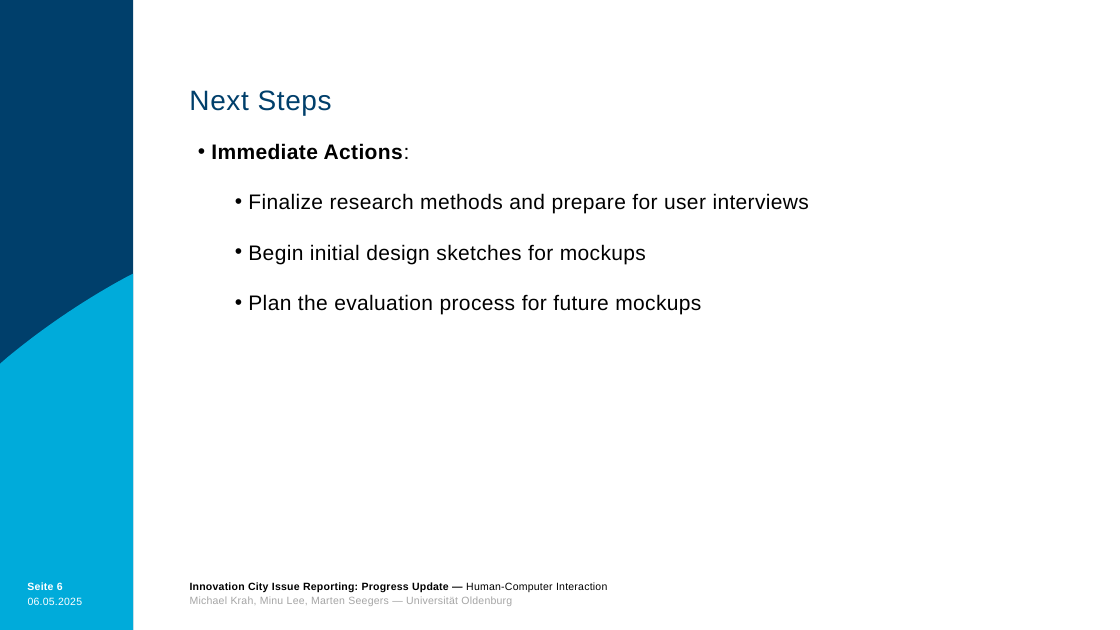
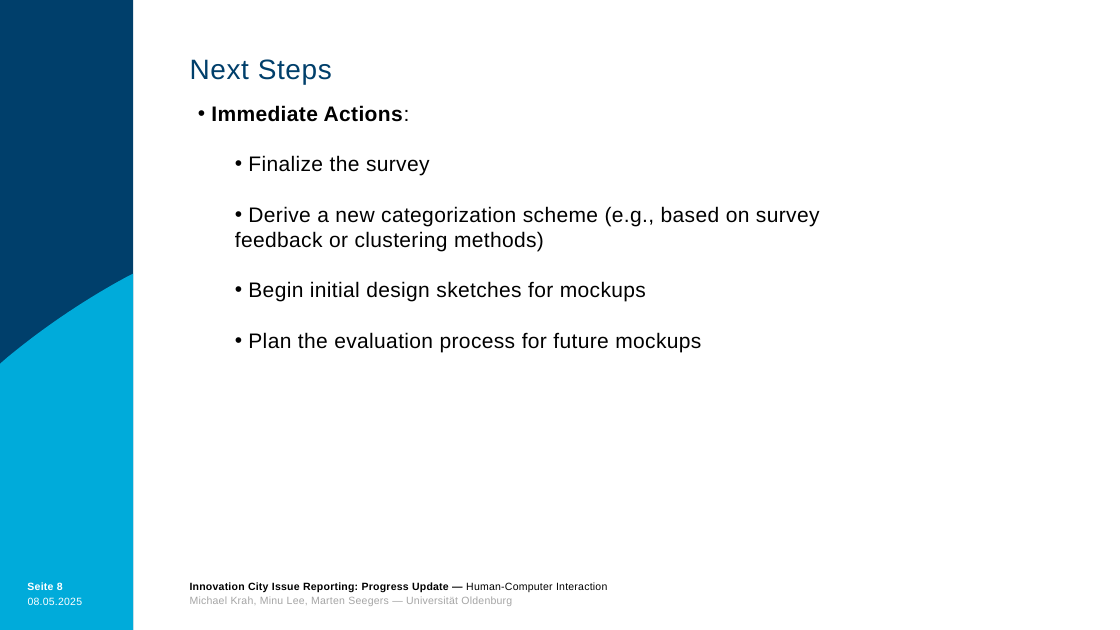
Before and after one commit to HiraMichael/HCI-project, a slide deck: slide 8 of Presentations/Presentation_02_Group_02.pptx (slide 6 before the commit). Drawn at 1120x630 pixels with LibreOffice and Linux fonts; fonts in the diff are those of the drawing; background and template pictures are left out. Boxes give left, top, right and bottom in pixels: in the first picture for what was removed or moved away, otherwise in the second. Text is boxed around its words. In the diff, an @@ line names an element or a change of style, - is before the commit and + after.

Commit message:
Update Presentation_02_Group_02.pptx
Added survey part

```diff
--- a/Presentations/Presentation_02_Group_02.pptx
+++ b/Presentations/Presentation_02_Group_02.pptx
@@ title "Next Steps": place and size @@
-title "Next Steps" at <box>189,90,332,115</box>
+title "Next Steps" at <box>190,59,332,84</box>
@@ text "Immediate Actions:": place and size @@
-text "Immediate Actions:" at <box>211,143,809,314</box>
+text "Immediate Actions:" at <box>211,105,820,352</box>
@@ text at <box>235,155,820,251</box>: text changed @@
-  • Finalize research methods and prepare for user interviews
+  • Finalize the survey
+  • Derive a new categorization scheme (e.g., based on survey feedback or clustering methods)
```
Also in this commit, not shown: 2 other slides changed, 4 slides added, 2 slides removed.
